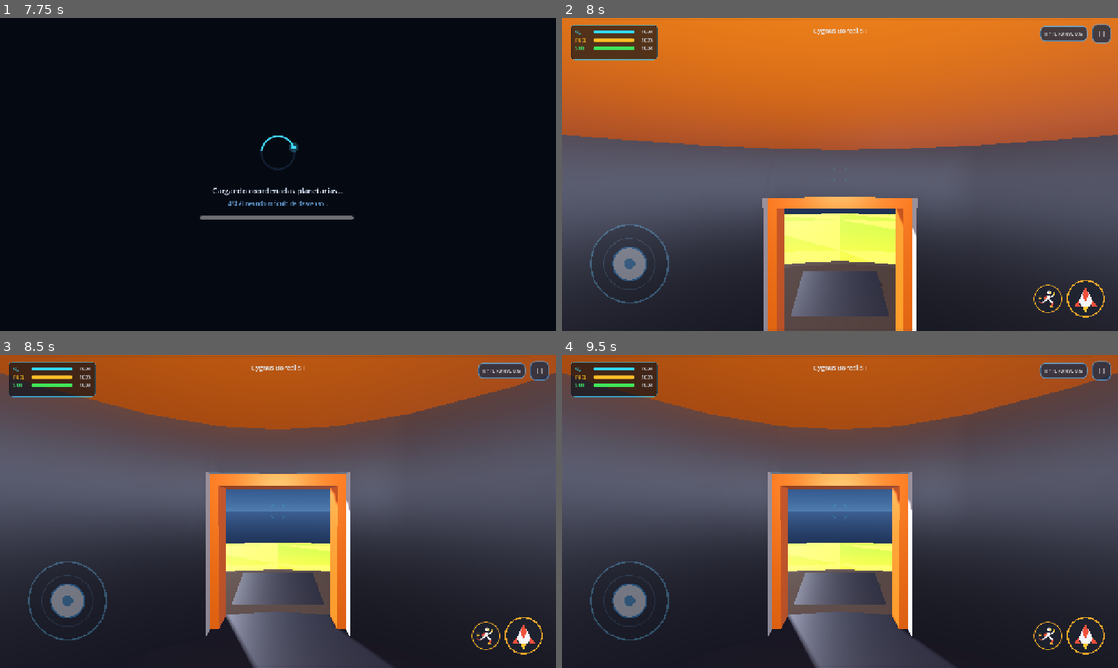
Above: before the commit, frames 1-4 (two rows, left to right).
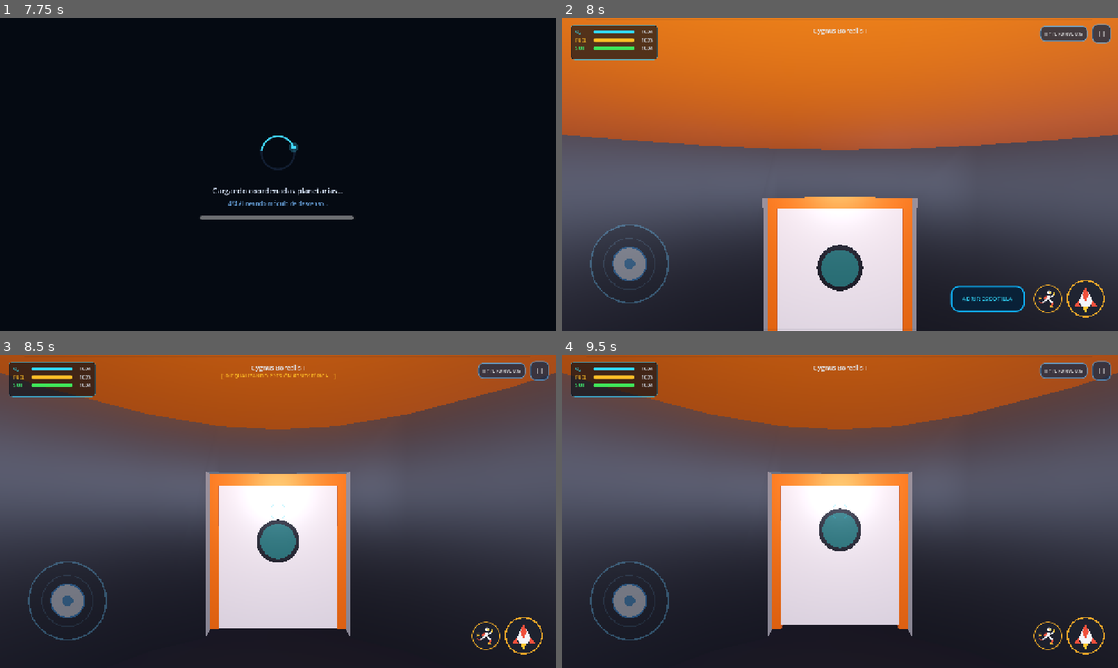
Above: after the commit, the same moments.

Repository: nicolasbuelvas/CIVITUS
Game: Godot game, scene res://scenes/screens/main_menu.tscn
Two runs of this game, one before a commit and one after it. Both use one fixed random seed, a clock stepped at 60 frames per second and the inputs below. Sound files missing from this copy of the repository are replaced by a short silence.
Inputs (mouse positions are in pixels of both pictures, inside the frame that each line leads up to):
- Up to frame 1 (7.75 s): click "JUGAR" at 0.5 s; click "EXPLORAR NUEVO SISTEMA" at 1.25 s; click "EXPLORAR NUEVO SISTEMA" at 2 s; click "INICIAR EXPEDICIÓN" at 2.75 s; tap Enter at 3.5 s; move the mouse to (400, 158) at 3.52 s; hold D (move_right) 3.53-4.25 s; hold Left (rotate_cam_left) 3.53-4.25 s; click (400, 158) at 3.67 s; drag from (166, 190) to (250, 237) at 4.27 s; move the mouse to (333, 105) at 5.02 s; hold D (move_right) 5.03-5.75 s; hold Shift (sprint) 5.03-5.75 s; drag from (250, 237) to (111, 127) at 5.77 s; move the mouse to (444, 221) at 6.52 s; hold A (move_left) 6.53-7.25 s; hold Left (rotate_cam_left) 6.53-7.25 s; drag from (111, 127) to (194, 96) at 7.27 s
- Up to frame 2 (8 s): no input
- Up to frame 3 (8.5 s): click (428, 636) at 8 s, where only the run after the commit has a clickable "ABRIR ESCOTILLA"
- Up to frame 4 (9.5 s): click (1084, 636) at 8.75 s

Frame 1 is identical in both runs. In frame 2, 9.6% of the frame differs, in the area x 38-84%, y 47-100%; in frame 3, 13%, in the area x 39-71%, y 5-100%; in frame 4, 13%.

Commit message:
feat: Apollo hatch with pressure equalization, helmet animation, anti-lockout entry, and HUD button layout

Diff:
--- a/scenes/entities/spaceship_3d.tscn
+++ b/scenes/entities/spaceship_3d.tscn
@@ -71,9 +71,30 @@
 material = SubResource("Mat_RescueOrange")
 size = Vector3(2.4, 0.35, 0.4)
 
-[sub_resource type="QuadMesh" id="QuadMesh_Shield"]
+[sub_resource type="BoxShape3D" id="BoxShape3D_HatchDoor"]
+size = Vector3(1.9, 2.4, 0.2)
+
+[sub_resource type="BoxMesh" id="BoxMesh_HatchPanel"]
+material = SubResource("Mat_CapsuleWhite")
+size = Vector3(1.85, 2.35, 0.16)
+
+[sub_resource type="CylinderMesh" id="CylinderMesh_PortholeRim"]
+material = SubResource("Mat_DarkTrim")
+top_radius = 0.32
+bottom_radius = 0.32
+height = 0.2
+radial_segments = 24
+
+[sub_resource type="CylinderMesh" id="CylinderMesh_PortholeGlass"]
 material = SubResource("Mat_EnergyShield")
-size = Vector2(1.8, 2.3)
+top_radius = 0.26
+bottom_radius = 0.26
+height = 0.22
+radial_segments = 24
+
+[sub_resource type="BoxMesh" id="BoxMesh_HatchHandle"]
+material = SubResource("Mat_RescueOrange")
+size = Vector3(0.12, 0.5, 0.15)
 
 [sub_resource type="BoxMesh" id="BoxMesh_Ramp"]
 material = SubResource("Mat_DarkTrim")
@@ -181,9 +202,28 @@
 transform = Transform3D(1, 0, 0, 0, 1, 0, 0, 0, 1, 0, 2.6, 3.4)
 mesh = SubResource("BoxMesh_ArchLintel")
 
-[node name="AtmosphericShield" type="MeshInstance3D" parent="HullStructure"]
-transform = Transform3D(1, 0, 0, 0, 1, 0, 0, 0, 1, 0, 1.35, 3.4)
-mesh = SubResource("QuadMesh_Shield")
+[node name="ApolloHatch" type="AnimatableBody3D" parent="HullStructure"]
+transform = Transform3D(1, 0, 0, 0, 1, 0, 0, 0, 1, 0, 1.35, 3.32)
+collision_layer = 1
+collision_mask = 0
+
+[node name="CollisionShape3D" type="CollisionShape3D" parent="HullStructure/ApolloHatch"]
+shape = SubResource("BoxShape3D_HatchDoor")
+
+[node name="HatchPanel" type="MeshInstance3D" parent="HullStructure/ApolloHatch"]
+mesh = SubResource("BoxMesh_HatchPanel")
+
+[node name="PortholeRim" type="MeshInstance3D" parent="HullStructure/ApolloHatch"]
+transform = Transform3D(1, 0, 0, 0, -4.37114e-08, -1, 0, 1, -4.37114e-08, 0, 0.25, 0)
+mesh = SubResource("CylinderMesh_PortholeRim")
+
+[node name="PortholeGlass" type="MeshInstance3D" parent="HullStructure/ApolloHatch"]
+transform = Transform3D(1, 0, 0, 0, -4.37114e-08, -1, 0, 1, -4.37114e-08, 0, 0.25, 0)
+mesh = SubResource("CylinderMesh_PortholeGlass")
+
+[node name="LatchHandle" type="MeshInstance3D" parent="HullStructure/ApolloHatch"]
+transform = Transform3D(1, 0, 0, 0, 1, 0, 0, 0, 1, 0.6, -0.15, 0.08)
+mesh = SubResource("BoxMesh_HatchHandle")
 
 [node name="BoardingRamp" type="StaticBody3D" parent="HullStructure"]
 transform = Transform3D(1, 0, 0, 0, 0.984808, 0.173648, 0, -0.173648, 0.984808, 0, -0.05, 4.5)
--- a/scenes/ui/hud.tscn
+++ b/scenes/ui/hud.tscn
@@ -176,13 +176,13 @@
 anchor_top = 1.0
 anchor_right = 1.0
 anchor_bottom = 1.0
-offset_left = -280.0
-offset_top = -80.0
-offset_right = -110.0
-offset_bottom = -20.0
+offset_left = -365.0
+offset_top = -84.0
+offset_right = -195.0
+offset_bottom = -24.0
 grow_horizontal = 0
 grow_vertical = 0
-theme_override_font_sizes/font_size = 16
+theme_override_font_sizes/font_size = 14
 theme_override_styles/normal = SubResource("StyleBoxFlat_ContextBtn")
 text = "MINAR"
 
--- a/scripts/entities/character_3d.gd
+++ b/scripts/entities/character_3d.gd
@@ -101,8 +101,35 @@
 	is_in_space_suit = outside
 	if helmet:
 		helmet.visible = outside and not is_first_person
+		helmet.position.y = 0.0
 	if face:
 		face.visible = not outside and not is_first_person
+
+func animate_put_on_helmet() -> void:
+	is_in_space_suit = true
+	if not is_first_person and helmet:
+		helmet.visible = true
+		helmet.position.y = 0.4
+		var tw = create_tween().set_trans(Tween.TRANS_BACK).set_ease(Tween.EASE_OUT)
+		tw.tween_property(helmet, "position:y", 0.0, 0.45)
+		tw.tween_callback(func():
+			if face: face.visible = false
+		)
+	else:
+		set_suit_mode(true)
+
+func animate_take_off_helmet() -> void:
+	is_in_space_suit = false
+	if not is_first_person and helmet:
+		if face: face.visible = true
+		var tw = create_tween().set_trans(Tween.TRANS_QUAD).set_ease(Tween.EASE_IN)
+		tw.tween_property(helmet, "position:y", 0.4, 0.35)
+		tw.tween_callback(func():
+			helmet.visible = false
+			helmet.position.y = 0.0
+		)
+	else:
+		set_suit_mode(false)
 
 func rotate_camera_by(drag_offset: Vector2) -> void:
 	# In 3P, clamp pitch between -35 and +45 deg to prevent ground/sky clipping
@@ -335,6 +362,18 @@
 	stats_changed.emit(GameManager.player_stats.oxygen, GameManager.player_stats.fuel, GameManager.player_stats.hull)
 
 func check_nearby_interactables() -> void:
+	# 1. Spaceship Hatch Interaction (Open / Close)
+	var ship = get_tree().get_first_node_in_group("spaceship")
+	if ship and ship.has_method("get_hatch_interaction_state"):
+		var h_state = ship.get_hatch_interaction_state(self)
+		if h_state != "":
+			if nearby_interactable != ship or current_interactable_type != h_state:
+				nearby_interactable = ship
+				current_interactable_type = h_state
+				interaction_available.emit(h_state, ship)
+			return
+
+	# 2. Mineable Resource Chunks
 	var space = get_world_3d().direct_space_state
 	var q = PhysicsShapeQueryParameters3D.new()
 	var sphere = SphereShape3D.new()
@@ -347,7 +386,7 @@
 	if hits.size() > 0:
 		var target = hits[0]["collider"]
 		if target and target.has_method("mine_tick"):
-			if nearby_interactable != target:
+			if nearby_interactable != target or current_interactable_type != "mine":
 				nearby_interactable = target
 				current_interactable_type = "mine"
 				interaction_available.emit("mine", target)
--- a/scripts/entities/spaceship_3d.gd
+++ b/scripts/entities/spaceship_3d.gd
@@ -5,10 +5,14 @@
 
 @onready var interior_area: Area3D = $CabinInterior/InteriorArea
 @onready var outer_cylinder: CSGCylinder3D = $HullStructure/CapsuleHull/OuterCylinder
-@onready var shield_field: MeshInstance3D = get_node_or_null("HullStructure/AtmosphericShield")
 @onready var interior_light: OmniLight3D = $CabinInterior/InteriorLight
+@onready var hatch_node: AnimatableBody3D = get_node_or_null("HullStructure/ApolloHatch")
+@onready var hatch_col: CollisionShape3D = get_node_or_null("HullStructure/ApolloHatch/CollisionShape3D")
 
 var is_player_in_cabin: bool = false
+var is_hatch_open: bool = false
+var is_operating_hatch: bool = false
+var is_equalizing_pressure: bool = false
 var player_ref: CharacterBody3D = null
 
 # Crash pod integrity & environmental weathering
@@ -22,6 +26,15 @@
 	if outer_cylinder and outer_cylinder.material:
 		active_hull_material = outer_cylinder.material.duplicate()
 		outer_cylinder.material = active_hull_material
+
+	# Initial state: Hatch closed, solid
+	is_hatch_open = false
+	is_operating_hatch = false
+	is_equalizing_pressure = false
+	if hatch_node:
+		hatch_node.position.y = 1.35
+	if hatch_col:
+		hatch_col.set_deferred("disabled", false)
 
 	# Apply initial planet-specific crash wear & scorch
 	var planet = GameManager.current_planet
@@ -43,14 +56,95 @@
 		capsule_hull_hp = max(10.0, capsule_hull_hp - dmg_rate * delta)
 		_update_hazard_oxidation_visuals(planet, temp)
 
-	# 2. Cabin is ALWAYS a 100% SAFE HAVEN after crash landing!
+	# 2. Cabin is ALWAYS a 100% SAFE HAVEN
 	if is_player_in_cabin:
-		# Rapid life-support regeneration & total immunity to exterior hazards
 		GameManager.player_stats.oxygen = min(100.0, GameManager.player_stats.oxygen + 60.0 * delta)
 		GameManager.player_stats.hull = min(100.0, GameManager.player_stats.hull + 35.0 * delta)
 		GameManager.player_stats.fuel = min(100.0, GameManager.player_stats.fuel + 45.0 * delta)
 
-# Environmental Dynamic Weathering / Scorch / Frost
+# Interaction prompt calculation based on exact player location
+func get_hatch_interaction_state(p: CharacterBody3D) -> String:
+	if is_operating_hatch:
+		return ""
+
+	var local_p = to_local(p.global_position)
+
+	if not is_hatch_open:
+		# Hatch is closed. Player can open it from inside near the hatch:
+		if is_player_in_cabin and local_p.z > 0.2 and local_p.z < 3.2:
+			return "open_hatch"
+		return ""
+	else:
+		# Hatch is open. Player can close it ONLY from inside near the center:
+		# local_p.z <= 1.5 prevents closing while in the doorway threshold or outside!
+		if is_player_in_cabin and local_p.z <= 1.5 and local_p.length() < 2.5:
+			return "close_hatch"
+		return ""
+
+# Hatch Opening Sequence: Atmospheric balancing + helmet donning + smooth slide open
+func open_hatch() -> void:
+	if is_operating_hatch or is_hatch_open:
+		return
+	is_operating_hatch = true
+	is_equalizing_pressure = true
+
+	# Atmospheric decompression / hiss sound
+	AudioManager.play("airlock", 0.9, -2.0)
+
+	# Character animation: putting on helmet before depressurization
+	if player_ref and player_ref.has_method("animate_put_on_helmet"):
+		player_ref.animate_put_on_helmet()
+	elif player_ref and player_ref.has_method("set_suit_mode"):
+		player_ref.set_suit_mode(true)
+
+	# Equalization duration (1.4s)
+	var tween = create_tween()
+	tween.tween_interval(1.4)
+	tween.tween_callback(func():
+		is_equalizing_pressure = false
+		_open_hatch_direct()
+	)
+
+func _open_hatch_direct() -> void:
+	AudioManager.play("click", 1.1)
+	if hatch_col:
+		hatch_col.set_deferred("disabled", true)
+	if hatch_node:
+		var tw = create_tween().set_trans(Tween.TRANS_QUAD).set_ease(Tween.EASE_OUT)
+		tw.tween_property(hatch_node, "position:y", 3.65, 0.45)
+		tw.tween_callback(func():
+			is_hatch_open = true
+			is_operating_hatch = false
+		)
+	else:
+		is_hatch_open = true
+		is_operating_hatch = false
+
+# Hatch Closing Sequence: Fast and smooth seal (0.35s)
+func close_hatch() -> void:
+	if is_operating_hatch or not is_hatch_open:
+		return
+	is_operating_hatch = true
+	AudioManager.play("airlock", 1.2, -4.0)
+
+	if hatch_col:
+		hatch_col.set_deferred("disabled", false)
+	if hatch_node:
+		var tw = create_tween().set_trans(Tween.TRANS_QUAD).set_ease(Tween.EASE_IN)
+		tw.tween_property(hatch_node, "position:y", 1.35, 0.35)
+		tw.tween_callback(func():
+			is_hatch_open = false
+			is_operating_hatch = false
+			# Cabin is now sealed: take off helmet and reveal face
+			if player_ref and player_ref.has_method("animate_take_off_helmet"):
+				player_ref.animate_take_off_helmet()
+			elif player_ref and player_ref.has_method("set_suit_mode"):
+				player_ref.set_suit_mode(false)
+		)
+	else:
+		is_hatch_open = false
+		is_operating_hatch = false
+
 func _update_hazard_oxidation_visuals(planet: Dictionary, temp: float) -> void:
 	if not active_hull_material:
 		return
@@ -60,12 +154,10 @@
 	var p_type = planet.get("type", "")
 
 	if temp < -35.0 or p_type.contains("Cryo") or p_type.contains("Hielo"):
-		# Frost & Glacial Ice
 		var ice_cyan = Color(0.42, 0.70, 0.92)
 		active_hull_material.albedo_color = clean_col.lerp(ice_cyan, 0.35 + dmg_ratio * 0.65)
 		active_hull_material.roughness = 0.85
 	elif temp > 75.0 or p_type.contains("Volcan") or p_type.contains("Lava"):
-		# Atmospheric Reentry Heat Scorching
 		var scorch_black = Color(0.14, 0.10, 0.08)
 		active_hull_material.albedo_color = clean_col.lerp(scorch_black, 0.45 + dmg_ratio * 0.55)
 		active_hull_material.roughness = 0.9
@@ -73,12 +165,10 @@
 			active_hull_material.emission_enabled = true
 			active_hull_material.emission = Color(0.9, 0.25, 0.05) * (dmg_ratio - 0.3) * 1.5
 	elif p_type.contains("Toxic") or p_type.contains("Acido"):
-		# Acid verdigris
 		var acid_col = Color(0.46, 0.66, 0.24)
 		active_hull_material.albedo_color = clean_col.lerp(acid_col, 0.4 + dmg_ratio * 0.6)
 		active_hull_material.roughness = 0.8
 	else:
-		# Desert / Sulfur crash dust
 		var dust_col = Color(0.68, 0.52, 0.22)
 		active_hull_material.albedo_color = clean_col.lerp(dust_col, 0.35 + dmg_ratio * 0.65)
 		active_hull_material.roughness = 0.75
@@ -87,13 +177,12 @@
 	if body.is_in_group("player"):
 		is_player_in_cabin = true
 		player_ref = body as CharacterBody3D
-		if player_ref and player_ref.has_method("set_suit_mode"):
-			player_ref.set_suit_mode(false) # Safe zone: remove helmet & show face!
-		AudioManager.play("airlock", 1.2, -4.0)
+		if not is_hatch_open:
+			if player_ref and player_ref.has_method("set_suit_mode"):
+				player_ref.set_suit_mode(false)
 
 func _on_cabin_exited(body: Node3D) -> void:
 	if body.is_in_group("player"):
 		is_player_in_cabin = false
 		if player_ref and player_ref.has_method("set_suit_mode"):
-			player_ref.set_suit_mode(true) # Outside: put helmet on!
-		AudioManager.play("airlock", 0.9, -6.0)
+			player_ref.set_suit_mode(true)
--- a/scripts/ui/helmet_visor.gd
+++ b/scripts/ui/helmet_visor.gd
@@ -73,8 +73,12 @@
 
 func _draw_tactical_status(w: float, h: float, o2: float) -> void:
 	var font = ThemeDB.fallback_font
+	var ship = get_tree().get_first_node_in_group("spaceship")
 
-	if o2 <= 0.0:
+	if ship and ship.get("is_equalizing_pressure"):
+		var amber_pulse = COLOR_AMBER if fmod(pulse_time * 4.0, 1.0) > 0.3 else Color(0.5, 0.35, 0.05, 0.8)
+		draw_string(font, Vector2(w * 0.5 - 130.0, 52.0), "[ ⚙ EQUALIZANDO PRESIÓN ATMOSFÉRICA... ]", HORIZONTAL_ALIGNMENT_CENTER, -1, 12, amber_pulse)
+	elif o2 <= 0.0:
 		var red_flash = COLOR_RED if fmod(pulse_time * 4.0, 1.0) > 0.4 else Color(0.6, 0.1, 0.1, 0.8)
 		draw_string(font, Vector2(w * 0.5 - 110.0, 52.0), "[ ! SUFFOCATION IMMINENT ! ]", HORIZONTAL_ALIGNMENT_CENTER, -1, 13, red_flash)
 	elif o2 < 20.0:
--- a/scripts/ui/hud.gd
+++ b/scripts/ui/hud.gd
@@ -266,6 +266,12 @@
 	current_context_type = type
 	context_action_btn.visible = true
 	match type:
+		"open_hatch":
+			context_action_btn.text = "ABRIR ESCOTILLA"
+			context_action_btn.modulate = Color(0.2, 0.85, 1.0)
+		"close_hatch":
+			context_action_btn.text = "CERRAR ESCOTILLA"
+			context_action_btn.modulate = Color(1.0, 0.75, 0.2)
 		"mine":
 			context_action_btn.text = "MINAR"
 			context_action_btn.modulate = Color(0.2, 0.9, 1.0)
@@ -290,6 +296,14 @@
 
 func _on_context_btn_down() -> void:
 	match current_context_type:
+		"open_hatch":
+			var ship = get_tree().get_first_node_in_group("spaceship")
+			if ship and ship.has_method("open_hatch"):
+				ship.open_hatch()
+		"close_hatch":
+			var ship = get_tree().get_first_node_in_group("spaceship")
+			if ship and ship.has_method("close_hatch"):
+				ship.close_hatch()
 		"mine":
 			if player:
 				player.is_mining = true
